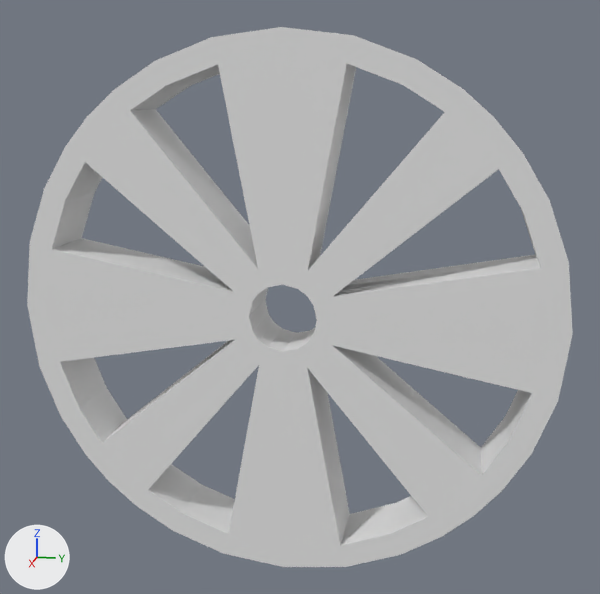
A saved change to the FBX model Terracota/Assets/Modelos/Cañón/Rueda.fbx.
Both versions are drawn from a 50 mm lens placed at (2.359, 0.503, 0.631), pointed at (-0.015, 0.028, 0.037). The axes (+X, +Y, +Z) are drawn at lower left. The lights are the same throughout. Vertices at the same position are counted once.

The scene before the commit, as lines of its bpy script (objects in view):
```python
me_rueda = bpy.data.meshes.new('Rueda')
me_rueda.from_pydata(...)  # 272 vertices, 288 faces; spans x -0.1..0.1, y -0.8..0.8, z -0.8..0.8
me_rueda.materials.append(mat_rueda)  # white #e7e7e7
ob_rueda = bpy.data.objects.new('Rueda', me_rueda)
ob_rueda.location = (0.0, 0.0, 0.0)
```
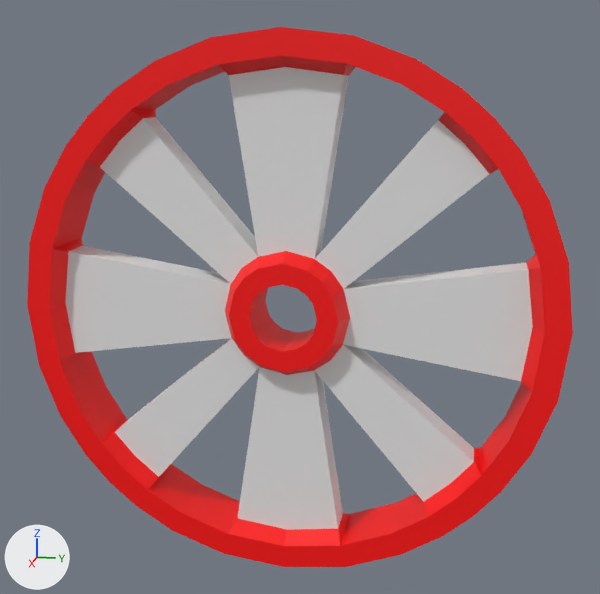
Boxes (x1, y1, x2, y2) around the edits, measured in the pictures (600 x 594 px):
```json
{"part": 1, "of": "me_rueda", "change": "built on", "before": [49, 55, 545, 546], "after": [49, 55, 545, 546]}
{"part": 2, "of": "me_rueda", "change": "recoloured", "before": [27, 27, 573, 567], "after": [27, 27, 573, 567], "on screen": "white to red"}
```

The change, as JSON lines over the scene's bpy script:
```json
{"op": "add", "block": "mat_metal", "code": ["mat_metal = principled_material('Metal')", "mat_metal.base_color = (1.0, 0.0, 0.0)  # red #ff0000"]}
{"block": "me_rueda", "where": "# used by ob_rueda; location = (0.0, 0.0, 0.0)"}
{"op": "remove", "block": "me_rueda", "code": "me_rueda.from_pydata(...)  # 272 vertices, 288 faces; spans x -0.1..0.1, y -0.8..0.8, z -0.8..0.8"}
{"op": "add", "block": "me_rueda", "code": "me_rueda.from_pydata(...)  # 368 vertices, 384 faces; spans x -0.1..0.1, y -0.8..0.8, z -0.8..0.8"}
{"block": "me_rueda", "change": "me_rueda part 1"}
{"block": "me_rueda", "change": "8 vertices are removed from x 0.0, y -0.14..0.14, z -0.14..0.14"}
{"block": "me_rueda", "change": "64 faces are deleted"}
{"block": "me_rueda", "change": "98 vertices are added at x -0.05..0.05, y -0.7..0.7, z -0.7..0.7"}
{"block": "me_rueda", "change": "6 new vertices lie (0.05, 0.0, 0.0) away from vertices in x -0.05..0.0, y -0.56..0.56, z -0.56..0.56"}
{"block": "me_rueda", "change": "96 new faces join them, mat_metal (red #ff0000)"}
{"block": "me_rueda", "change": "64 new faces join them, mat_rueda (white #e7e7e7)"}
{"block": "me_rueda", "change": "me_rueda part 2: 224 faces spanning x -0.1..0.1, y -0.8..0.8, z -0.8..0.8 switch from mat_rueda (white #e7e7e7) to mat_metal (red #ff0000)"}
```
